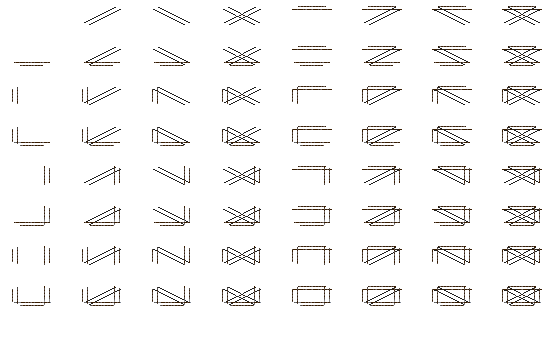
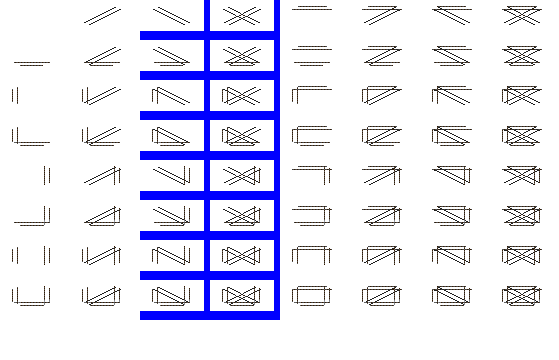
Layer changes from the first 559 x 360 image to the second:
painted on "rail_b_shin_conc_column" (1st of 8, in "Group 1") over [502, 62, 541, 306]
painted on "rail_b_shin_conc_column" (2nd of 8, in "Group 1") over [432, 62, 471, 306]
painted on "rail_b_shin_conc_column" (3rd of 8, in "Group 1") over [362, 62, 401, 306]
painted on "rail_b_shin_conc_column" (4th of 8, in "Group 1") over [292, 62, 331, 306]
painted on "rail_b_shin_conc_column" (5th of 8, in "Group 1") over [222, 62, 261, 306]
painted on "rail_b_shin_conc_column" (6th of 8, in "Group 1") over [152, 62, 191, 306]
painted on "rail_b_shin_conc_column" (7th of 8, in "Group 1") over [82, 62, 121, 306]
painted on "rail_b_shin_conc_column" (8th of 8, in "Group 1") over [12, 62, 51, 306]
painted on "rail_b_shin_conc_row" (1st of 8, in "Rows") over [140, 280, 542, 320]
painted on "rail_b_shin_conc_row" (2nd of 8, in "Rows") over [140, 240, 542, 280]
painted on "rail_b_shin_conc_row" (3rd of 8, in "Rows") over [140, 200, 542, 240]
painted on "rail_b_shin_conc_row" (4th of 8, in "Rows") over [140, 160, 542, 200]
painted on "rail_b_shin_conc_row" (5th of 8, in "Rows") over [140, 120, 542, 160]
painted on "rail_b_shin_conc_row" (6th of 8, in "Rows") over [140, 80, 542, 120]
painted on "rail_b_shin_conc_row" (7th of 8, in "Rows") over [140, 40, 542, 80]
painted on "rail_b_shin_conc_row" (8th of 8, in "Rows") over [140, 0, 542, 40]
